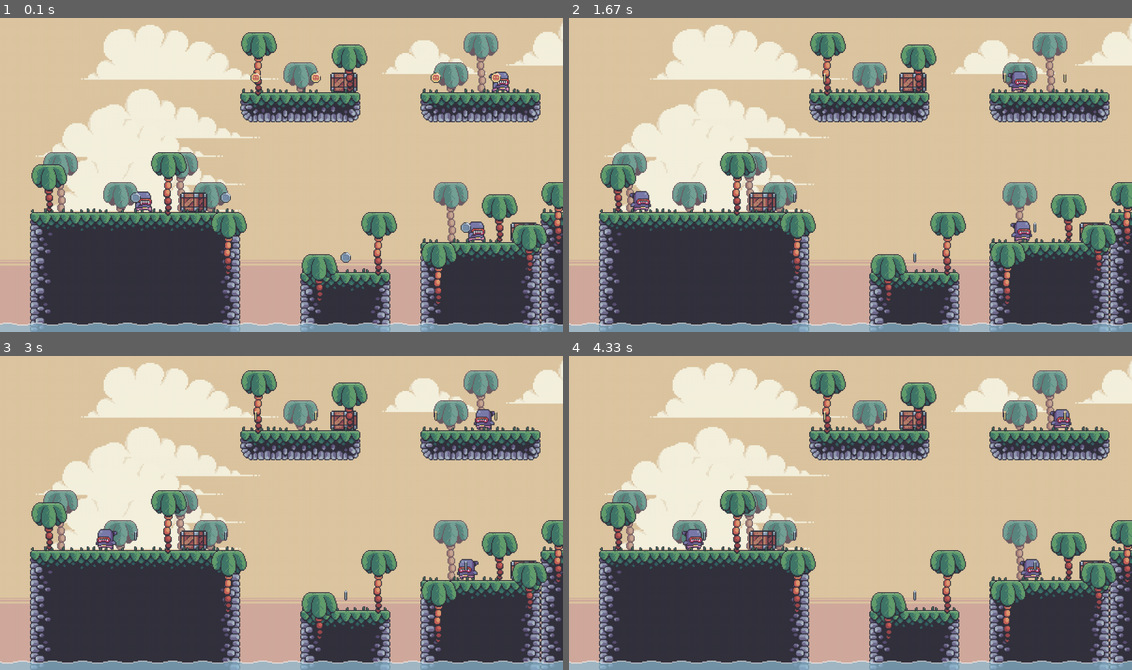
Above: before the commit, frames 1-4 (two rows, left to right).
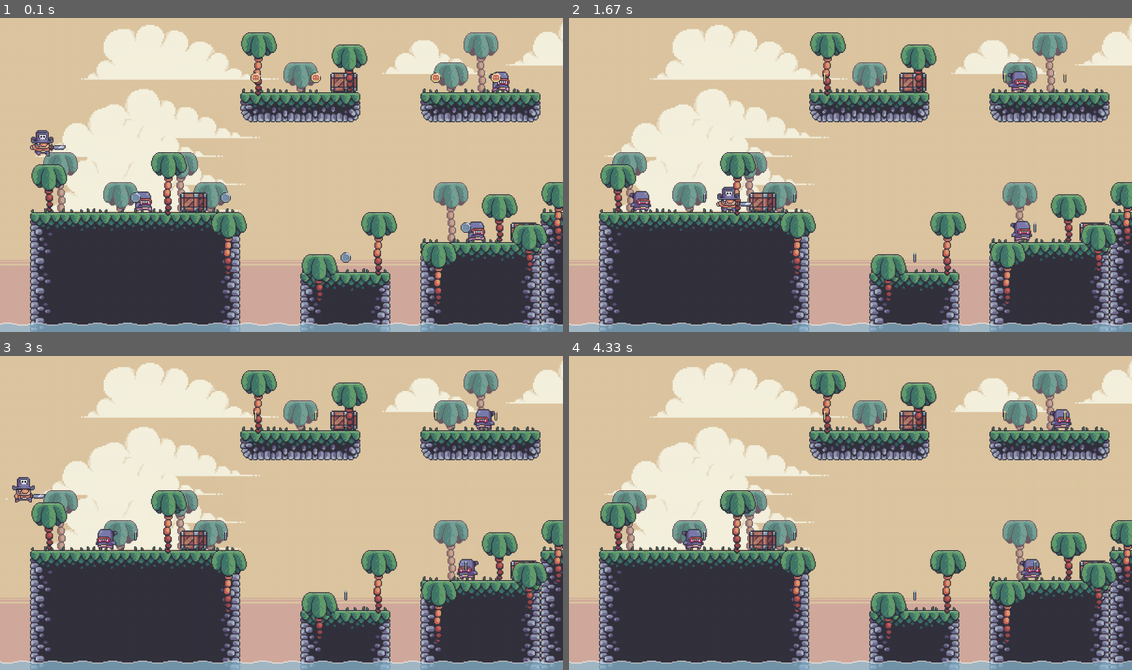
Above: after the commit, the same moments.

Repository: danieldemedziuk/pygame_mario
Game: pygame game, started from code/main.py
Same seed, same stepped clock (60 frames per second), same inputs: the game is played once before the commit and once after it.
Inputs:
- Up to frame 1 (0.1 s): no input
- Up to frame 2 (1.67 s): tap Space at 0.33, 0.73, 1.03, 1.23, 1.53 s; hold Right 0.67-1.13 s; hold Right 1.17-1.63 s
- Up to frame 3 (3 s): hold Left 1.67-2.2 s; tap Space at 1.73, 2.03, 2.3, 2.6, 2.73 s; hold Left 2.23-2.63 s; hold Right from 2.67 s (still down)
- Up to frame 4 (4.33 s): tap Space at 3.03, 3.4, 3.7, 3.9, 4.2 s; release Right at 3.3 s; hold Left 3.33-3.8 s; hold Right 3.83-4.3 s

The runs differ from the first frame. In frame 1, 0.3% of the frame differs, in the area x 5-12%, y 35-45%; in frame 2, 0.3%; in frame 3, 0.3%; in frame 4, nothing differs.

Commit message:
added player

Diff:
--- a/code/level.py
+++ b/code/level.py
@@ -4,6 +4,8 @@
 from tiles import Tile, StaticTile, Crate, Coin, Palm
 from enemy import Enemy
 from decoration import Sky, Water, Clouds
+from player import Player
+from particles import ParticleEffect
 
 
 class Level:
@@ -18,6 +20,9 @@
         self.goal = pygame.sprite.GroupSingle()
         self.player_setup(player_layout)
 
+        # dust
+        self.dust_sprite = pygame.sprite.GroupSingle()
+
         # terrain setup
         terrain_layout = import_csv_layout(level_data['terrain'])
         self.terrain_sprites = self.create_tile_group(terrain_layout, 'terrain')
@@ -108,8 +113,9 @@
             for col_index, val in enumerate(row):
                 x = col_index * tile_size
                 y = row_index * tile_size
-                if val != "0":
-                    pass
+                if val == "0":
+                    sprite = Player((x, y), self.display_surface, self.create_jump_particles)
+                    self.player.add(sprite)
                 if val == '1':
                     hat_surface = pygame.image.load('../graphics/character/hat.png').convert_alpha()
                     sprite = StaticTile(tile_size, x, y, hat_surface)
@@ -119,6 +125,54 @@
         for enemy in self.enemy_sprites.sprites():
             if pygame.sprite.spritecollide(enemy, self.constraint_sprites, False):
                 enemy.reverse()
+
+    def create_jump_particles(self, pos):
+        if self.player.sprite.facing_right:
+            pos -= pygame.math.Vector2(10, 5)
+        else:
+            pos += pygame.math.Vector2(10, -5)
+        jump_particle_sprite = ParticleEffect(pos, 'jump')
+        self.dust_sprite.add(jump_particle_sprite)
+
+    def horizontal_movement_collision(self):
+        player = self.player.sprite
+        player.rect.x += player.direction.x * player.speed
+        collidable_sprites = self.terrain_sprites.sprites() + self.crate_sprites.sprites() + self.fg_palm_sprites.sprites()
+        for sprite in collidable_sprites:
+            if sprite.rect.colliderect(player.rect):
+                if player.direction.x < 0:
+                    player.rect.left = sprite.rect.right
+                    player.on_left = True
+                    self.current_x = player.rect.left
+                elif player.direction.x > 0:
+                    player.rect.right = sprite.rect.left
+                    player.on_right = True
+                    self.current_x = player.rect.right
+        if player.on_left and (player.rect.left < self.current_x or player.direction.x >= 0):
+            player.on_left = False
+        if player.on_right and (player.rect.right > self.current_x or player.direction.x <= 0):
+            player.on_right = False
+
+    def vertical_movement_collision(self):
+        player = self.player.sprite
+        player.apply_gravity()
+        collidable_sprites = self.terrain_sprites.sprites() + self.crate_sprites.sprites() + self.fg_palm_sprites.sprites()
+
+        for sprite in collidable_sprites:
+            if sprite.rect.colliderect(player.rect):
+                if player.direction.y > 0:
+                    player.rect.bottom = sprite.rect.top
+                    player.direction.y = 0
+                    player.on_ground = True
+                elif player.direction.y < 0:
+                    player.rect.top = sprite.rect.bottom
+                    player.direction.y = 0
+                    player.on_ceiling = True
+
+        if player.on_ground and player.direction.y < 0 or player.direction.y > 1:
+            player.on_ground = False
+        if player.on_ceiling and player.direction.y > 0:
+            player.on_ceiling = False
 
     def run(self):
         # run the entire game /level
@@ -162,6 +216,10 @@
         self.coin_sprites.draw(self.display_surface)
 
         # player
+        self.player.update()
+        self.horizontal_movement_collision()
+        self.vertical_movement_collision()
+        self.player.draw(self.display_surface)
         self.goal.update(self.world_shift)
         self.goal.draw(self.display_surface)
 
--- /dev/null
+++ b/code/particles.py
@@ -0,0 +1,26 @@
+import pygame
+from support import import_folder
+
+
+class ParticleEffect(pygame.sprite.Sprite):
+    def __init__(self, pos, type):
+        super().__init__()
+        self.frame_index = 0
+        self.animation_speed = 0.5
+        if type == 'jump':
+            self.frames = import_folder('../graphics/character/dust_particles/jump')
+        if type == 'land':
+            self.frames = import_folder('../graphics/character/dust_particles/land')
+        self.image = self.frames[self.frame_index]
+        self.rect = self.image.get_rect(center=pos)
+
+    def animate(self):
+        self.frame_index += self.animation_speed
+        if self.frame_index >= len(self.frames):
+            self.kill()
+        else:
+            self.image = self.frames[int(self.frame_index)]
+
+    def update(self, x_shift):
+        self.animate()
+        self.rect.x += x_shift
--- /dev/null
+++ b/code/player.py
@@ -0,0 +1,134 @@
+import pygame
+from support import *
+
+
+class Player(pygame.sprite.Sprite):
+    def __init__(self, pos, surface, create_jump_particles):
+        super().__init__()
+        self.import_character_assets()
+        self.frame_index = 0
+        self.animation_speed = 0.15
+        self.image = self.animations['idle'][self.frame_index]
+        self.rect = self.image.get_rect(topleft=pos)
+
+        # dust particles
+        self.import_dust_run_particles()
+        self.dust_frame_index = 0
+        self.dust_animation_speed = 0.15
+        self.display_surface = surface
+        self.create_jump_particles = create_jump_particles
+
+        # player movement
+        self.direction = pygame.math.Vector2(20, 0)
+        self.speed = 8
+        self.gravity = 0.8
+        self.jump_speed = -16
+
+        # player status
+        self.status = 'idle'
+        self.facing_right = True
+        self.on_ground = False
+        self.on_ceiling = False
+        self.on_left = False
+        self.on_right = False
+
+    def import_character_assets(self):
+        character_path = '../graphics/character/'
+        self.animations = {
+            'idle': [],
+            'run': [],
+            'jump': [],
+            'fall': []
+        }
+
+        for animation in self.animations.keys():
+            full_path = character_path + animation
+            self.animations[animation] = import_folder(full_path)
+
+    def import_dust_run_particles(self):
+        self.dust_run_particles = import_folder('../graphics/character/dust_particles/run')
+
+    def animate(self):
+        animation = self.animations[self.status]
+
+        # loop over frame index
+        self.frame_index += self.animation_speed
+        if self.frame_index >= len(animation):
+            self.frame_index = 0
+
+        image = animation[int(self.frame_index)]
+        if self.facing_right:
+            self.image = image
+        else:
+            flipped_image = pygame.transform.flip(image, True, False)
+            self.image = flipped_image
+
+        # set the rect
+        if self.on_ground and self.on_right:
+            self.rect = self.image.get_rect(bottomright=self.rect.bottomright)
+        elif self.on_ground and self.on_left:
+            self.rect = self.image.get_rect(bottomleft=self.rect.bottomleft)
+        elif self.on_ground:
+            self.rect = self.image.get_rect(midbottom=self.rect.midbottom)
+        elif self.on_ceiling and self.on_right:
+            self.rect = self.image.get_rect(topright=self.rect.topright)
+        elif self.on_ceiling and self.on_left:
+            self.rect = self.image.get_rect(topleft=self.rect.topleft)
+        elif self.on_ceiling:
+            self.rect = self.image.get_rect(midtop=self.rect.midtop)
+
+    def run_dust_animation(self):
+        if self.status == 'run' and self.on_ground:
+            self.dust_frame_index += self.dust_animation_speed
+            if self.dust_frame_index >= len(self.dust_run_particles):
+                self.dust_frame_index = 0
+
+            dust_particle = self.dust_run_particles[int(self.dust_frame_index)]
+
+            if self.facing_right:
+                pos = self.rect.bottomleft - pygame.math.Vector2(6, 10)
+                self.display_surface.blit(dust_particle, pos)
+            else:
+                pos = self.rect.bottomright - pygame.math.Vector2(6, 10)
+                flipped_dust_particle = pygame.transform.flip(dust_particle, True, False)
+                self.display_surface.blit(flipped_dust_particle, pos)
+
+    def get_input(self):
+        keys = pygame.key.get_pressed()
+
+        if keys[pygame.K_RIGHT]:
+            self.direction.x = 1
+            self.facing_right = True
+        elif keys[pygame.K_LEFT]:
+            self.direction.x = -1
+            self.facing_right = False
+        else:
+            self.direction.x = 0
+
+        if keys[pygame.K_SPACE] and self.on_ground:
+            self.jump()
+            self.create_jump_particles(self.rect.midbottom)
+
+    def get_status(self):
+        if self.direction.y < 0:
+            self.status = 'jump'
+        elif self.direction.y > 1:
+            self.status = 'fall'
+        else:
+            if self.direction.x != 0:
+                self.status = 'run'
+            else:
+                self.status = 'idle'
+
+    def apply_gravity(self):
+        self.direction.y += self.gravity
+        self.rect.y += self.direction.y
+
+    def jump(self):
+        self.direction.y = self.jump_speed
+
+    def update(self):
+        self.get_input()
+        self.get_status()
+        self.animate()
+        self.run_dust_animation()
